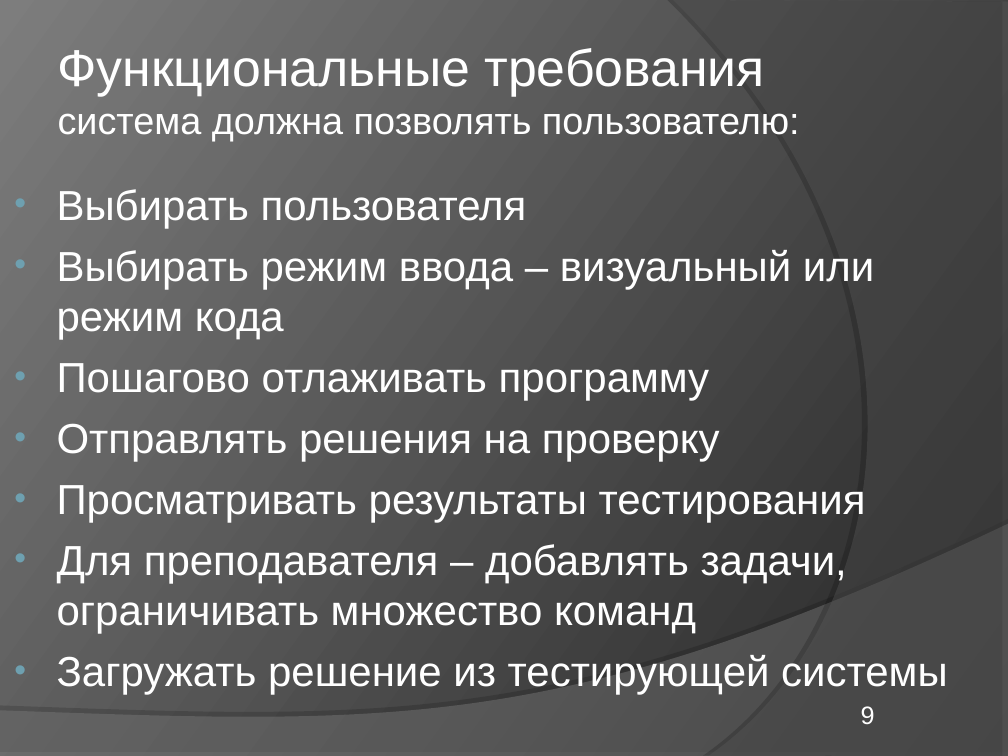
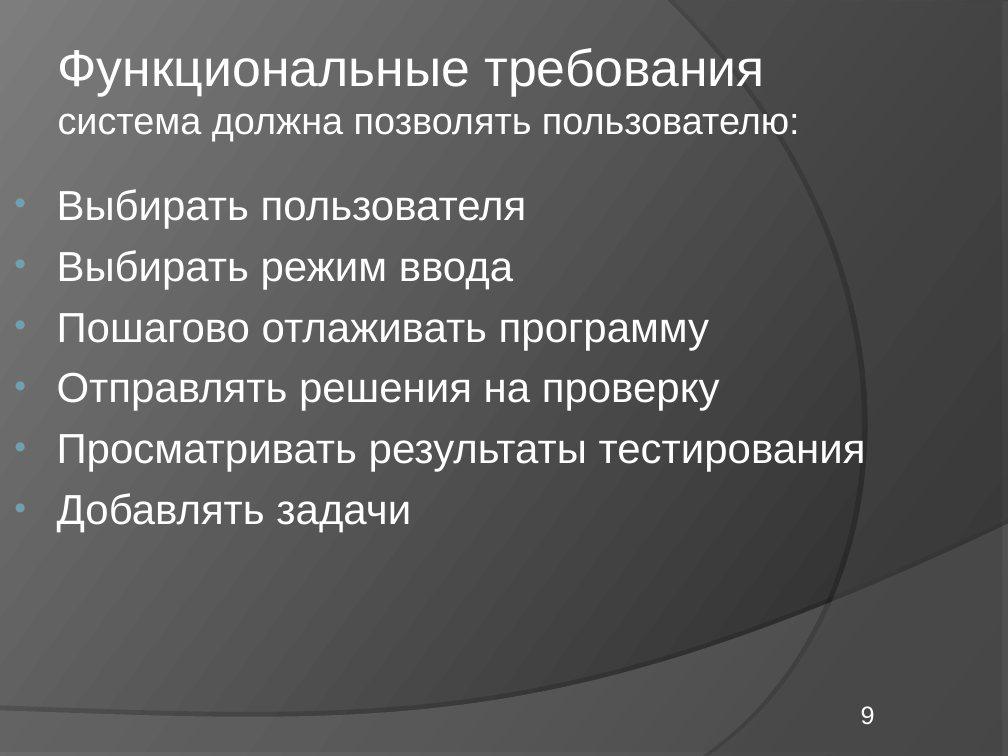
Before and after one commit to elvslv/DiplomaReport, a slide deck: slide 9 of C8503A_Vasilyeva_presentation.ppt. Drawn at 1008x756 pixels with LibreOffice and Linux fonts; fonts in the diff are those of the drawing. Boxes give left, top, right and bottom in pixels: in the first picture for what was removed or moved away, otherwise in the second. Text is boxed around its words. In the diff, an @@ line names an element or a change of style, - is before the commit and + after.

```diff
--- a/C8503A_Vasilyeva_presentation.ppt
+++ b/C8503A_Vasilyeva_presentation.ppt
@@ text at [57,250,513,289]: text changed @@
-• Выбирать режим ввода – визуальный или режим кода
+• Выбирать режим ввода
@@ text at [57,493,411,533]: text changed @@
-• Для преподавателя – добавлять задачи, ограничивать множество команд
-• Загружать решение из тестирующей системы
+• Добавлять задачи
```
Also in this commit, not shown: 3 other slides changed, 3 slides added, 6 slides removed, 1 other file.
